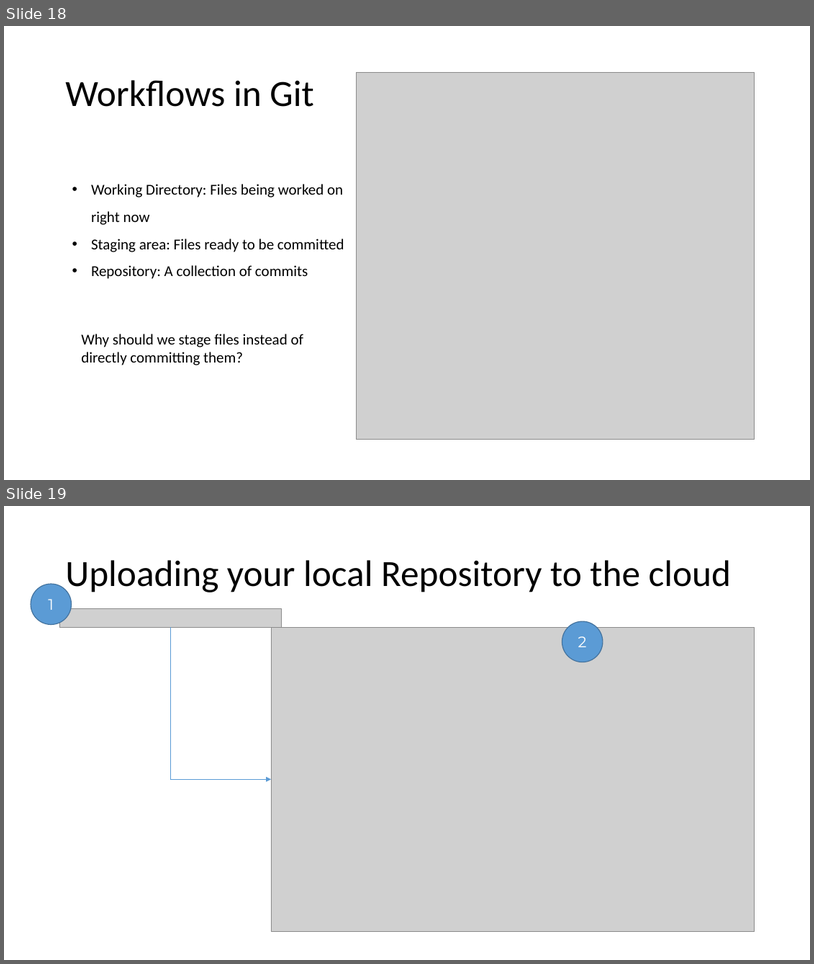
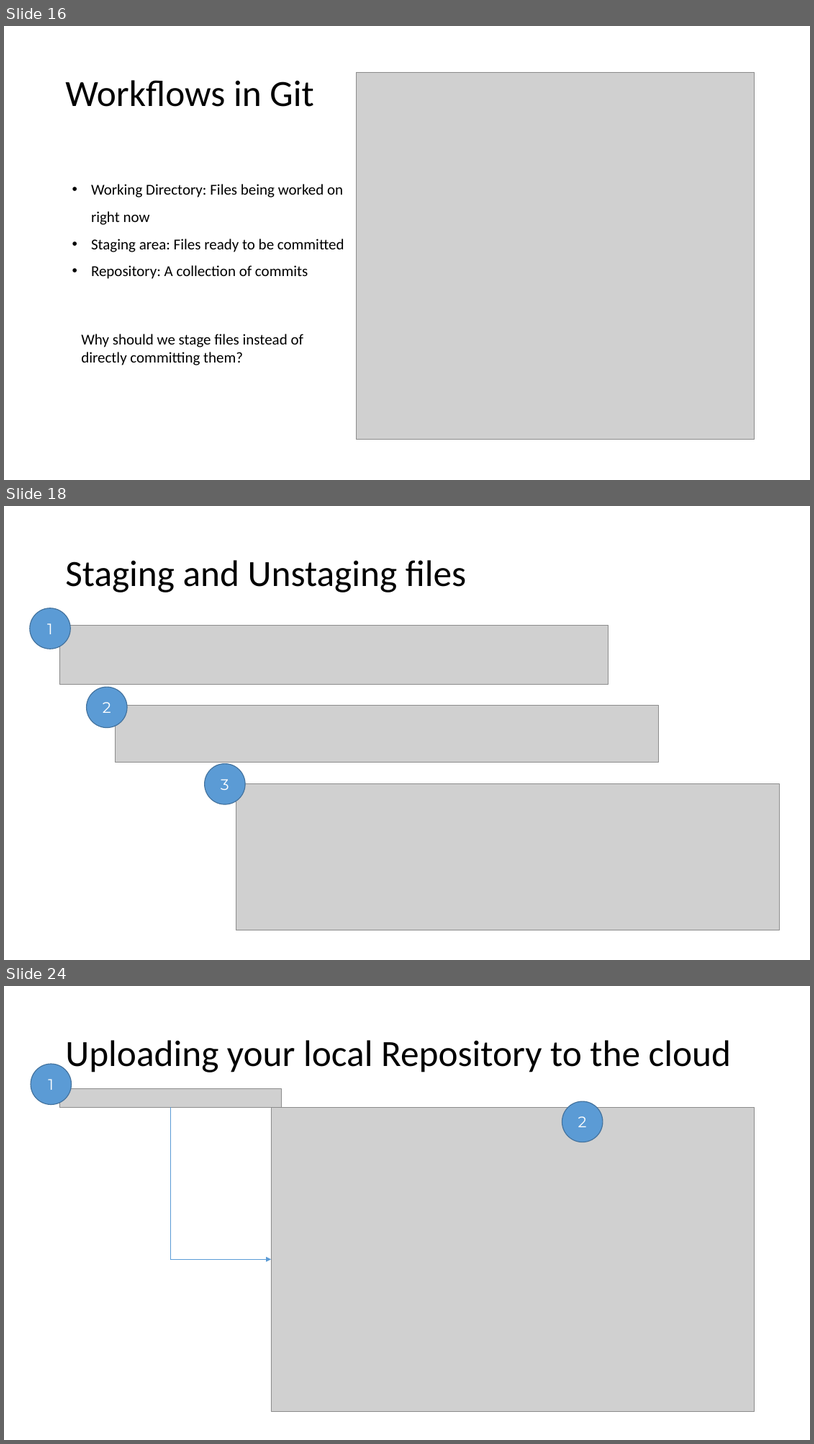
Before and after one commit to shabbir-hussain/ecse321tutorials, a slide deck: 01-githubTutorial1.pptx. Shown one above the other, each under a label of ours: slides 18 and 19 before the commit, slides 16, 18 and 24 after it; the slides between them are not shown. The pictures are 814x964 and 814x1444 pixels, drawn with LibreOffice and Linux fonts; fonts in the diff are those of the drawing; grey boxes stand for pictures. Boxes give left, top, right and bottom in pixels: in the first picture for what was removed or moved away, otherwise in the second. Text is boxed around its words. In the diff, an @@ line names an element or a change of style, - is before the commit and + after.

```diff
--- a/01-githubTutorial1.pptx
+++ b/01-githubTutorial1.pptx
@@ slide 18 added at <box>4,506,810,960</box>, background #FFFFFF @@
@@ title added at <box>65,560,466,592</box>, 44 pt, text #000000 @@
+Staging and Unstaging files
@@ ellipse added at <box>30,608,70,649</box>, fill #5B9BD5, outline #43739E 1 pt, 18 pt, text #FFFFFF @@
+1
@@ picture added at <box>59,626,609,685</box> @@
@@ ellipse added at <box>86,687,127,728</box>, fill #5B9BD5, outline #43739E 1 pt, 18 pt, text #FFFFFF @@
+2
@@ picture added at <box>116,705,659,762</box> @@
@@ ellipse added at <box>205,764,245,804</box>, fill #5B9BD5, outline #43739E 1 pt, 18 pt, text #FFFFFF @@
+3
@@ picture added at <box>237,784,780,929</box> @@
@@ what was slide 18 is now slide 16 @@
@@ what was slide 19 is now slide 24 @@
```
Also in this commit, not shown: 3 slides changed, 6 other slides added, 2 slides removed, 1 other file.
